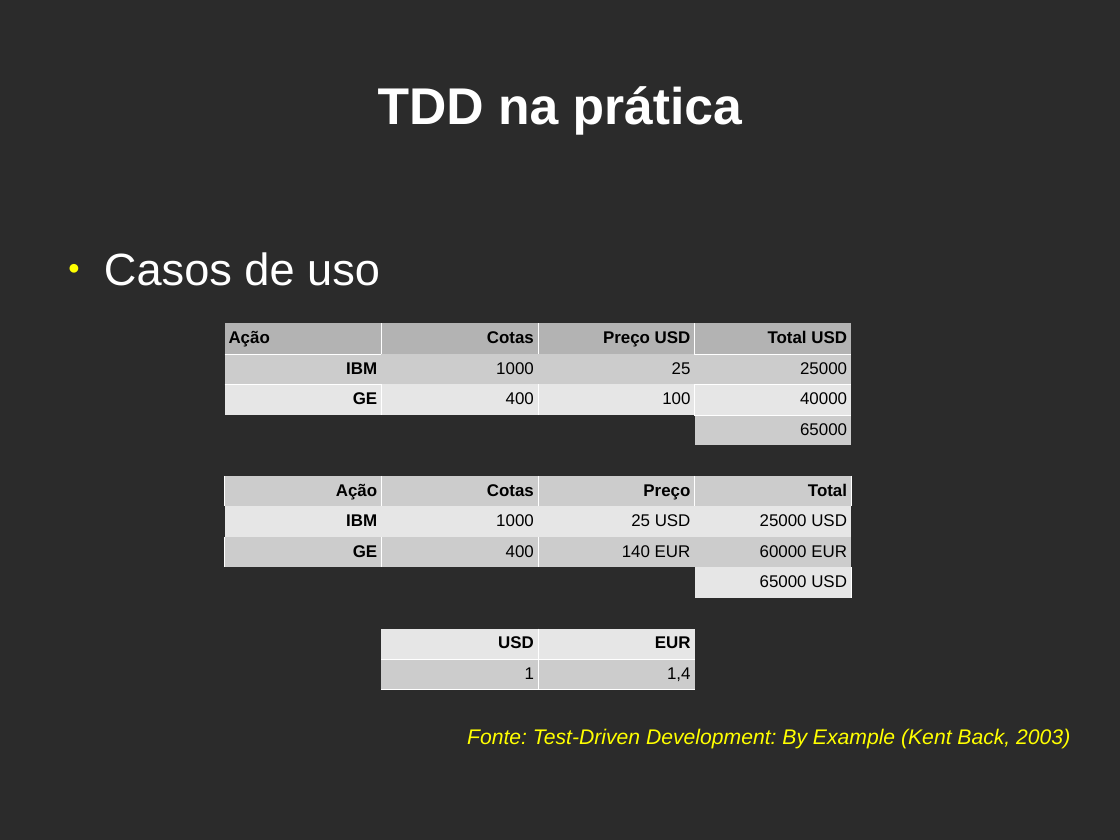
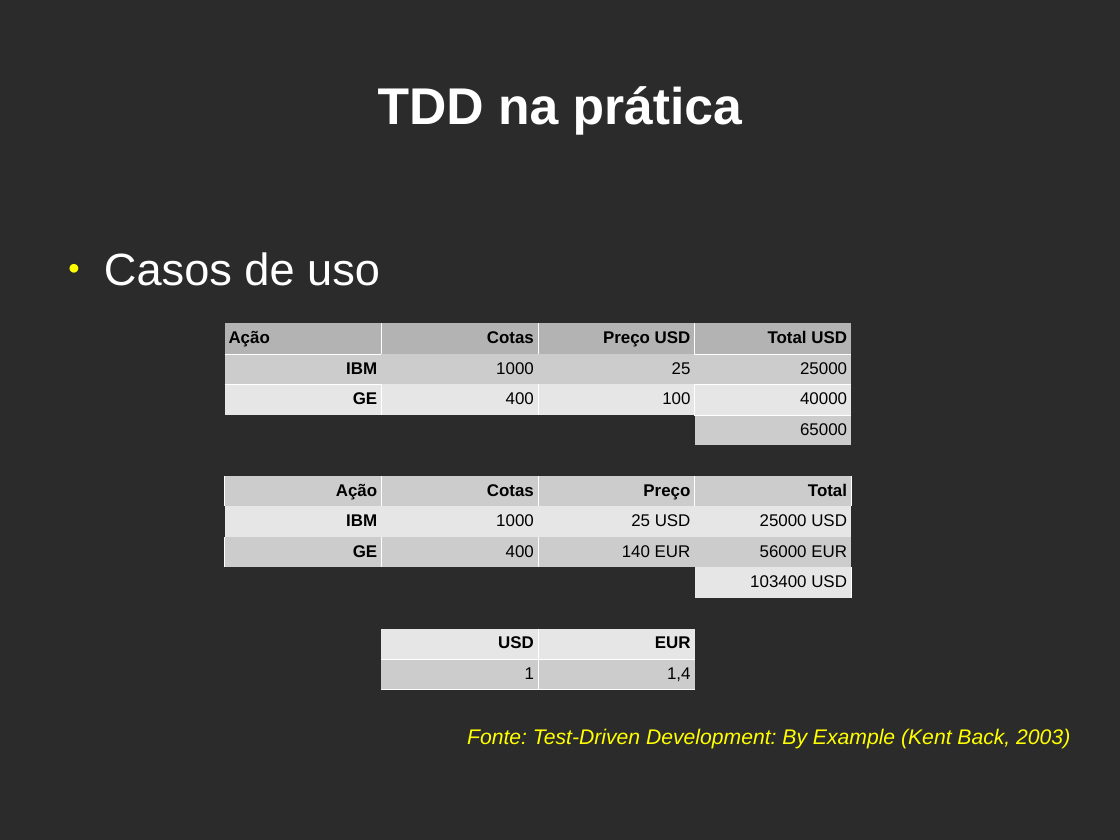
Before and after one commit to cassianoalves/tdd-dojo, a slide deck: slide 20 of doc/TDD_Dojo_ptbr.odp. Drawn at 1120x840 pixels with LibreOffice and Linux fonts; fonts in the diff are those of the drawing; background and template pictures are left out; a plain dark background stands for a picture behind light text. Boxes give left, top, right and bottom in pixels: in the first picture for what was removed or moved away, otherwise in the second. Text is boxed around its words. In the diff, an @@ line names an element or a change of style, - is before the commit and + after.

```diff
--- a/doc/TDD_Dojo_ptbr.odp
+++ b/doc/TDD_Dojo_ptbr.odp
@@ table at [225, 323, 851, 685] @@
-row 8, column 4: 60000 EUR
+row 8, column 4: 56000 EUR
-row 9, column 4: 65000 USD
+row 9, column 4: 103400 USD
```
Also in this commit, not shown: 3 other files.
